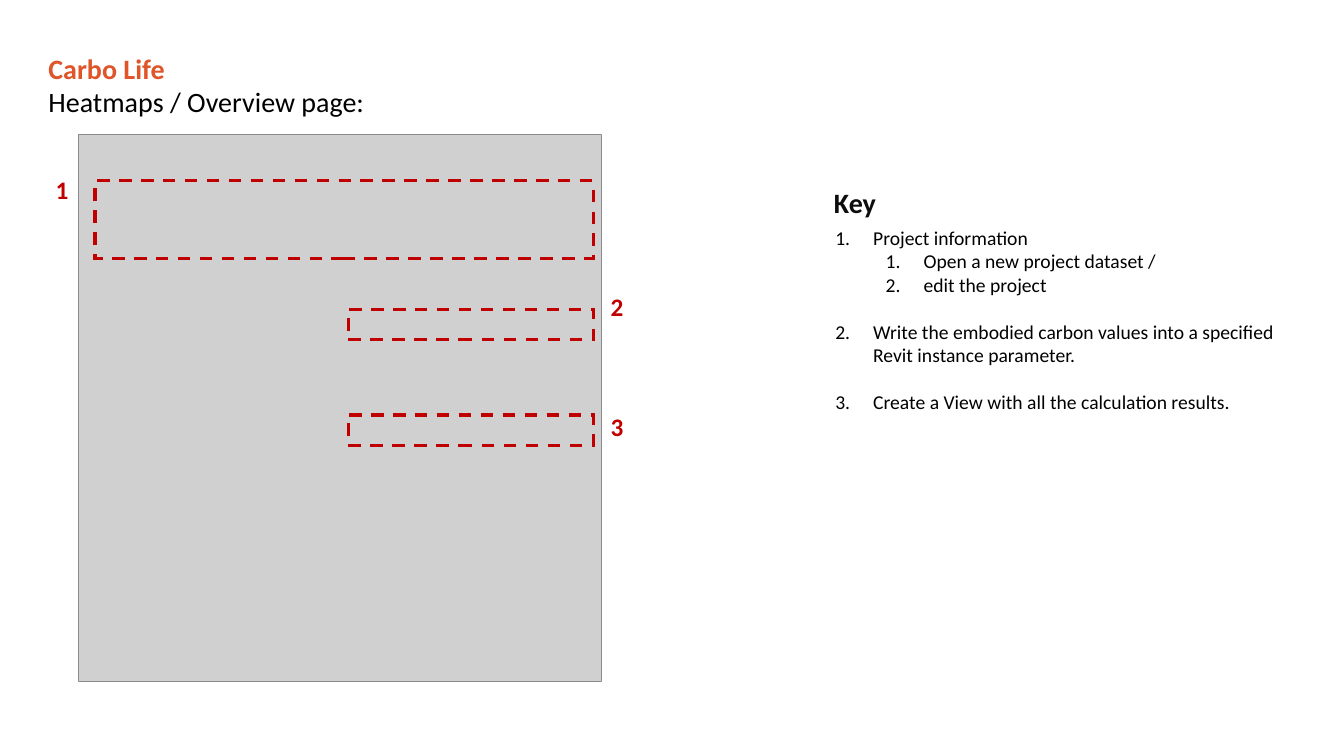
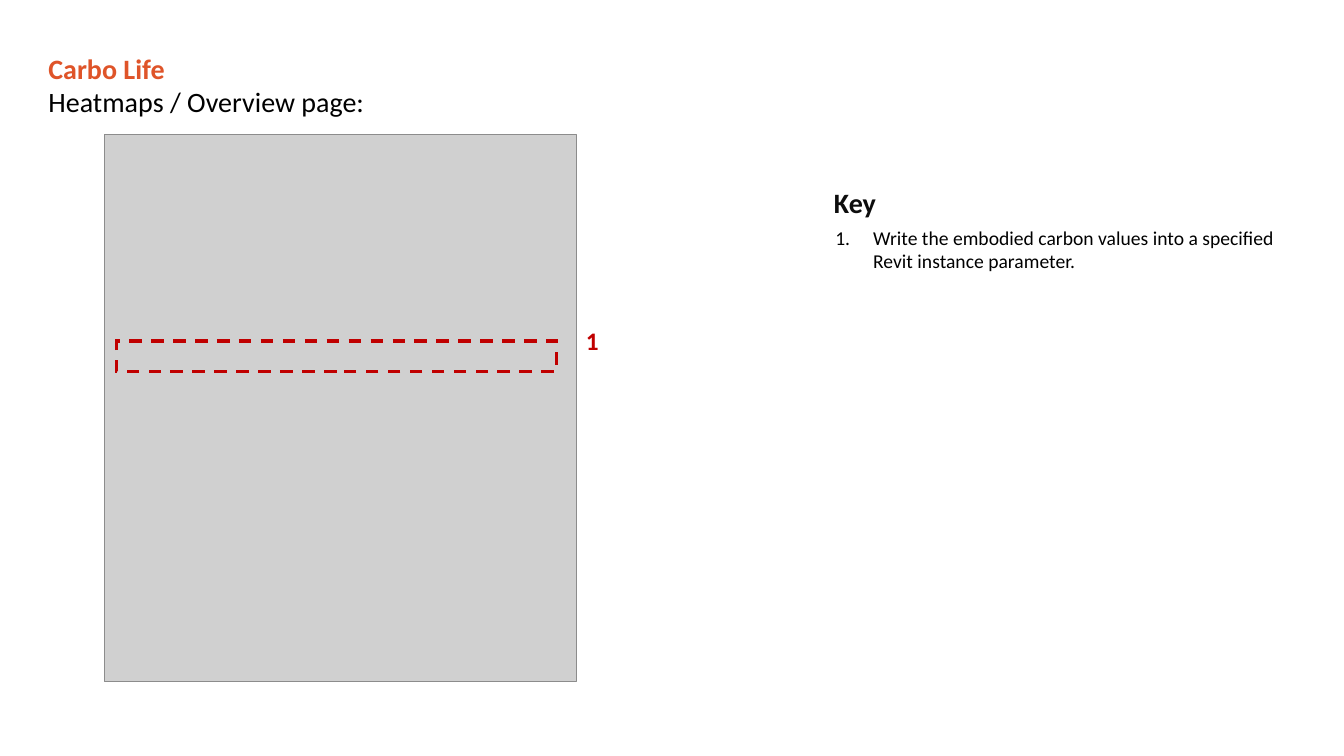
Before and after one commit to DavidVeld/CarboLifeCalc, a slide deck: slide 30 of CarboLifeCalc/Resources/DV_CarboCalcReporting.pptx. Drawn at 1344x756 pixels with LibreOffice and Linux fonts; fonts in the diff are those of the drawing; grey boxes stand for pictures. Boxes give left, top, right and bottom in pixels: in the first picture for what was removed or moved away, otherwise in the second. Text is boxed around its words. In the diff, an @@ line names an element or a change of style, - is before the commit and + after.

```diff
--- a/CarboLifeCalc/Resources/DV_CarboCalcReporting.pptx
+++ b/CarboLifeCalc/Resources/DV_CarboCalcReporting.pptx
@@ picture resized from (x1=79, y1=134, x2=601, y2=682) to (x1=105, y1=134, x2=577, y2=682) @@
@@ rectangle removed at (x1=95, y1=180, x2=593, y2=258) @@
@@ text at (x1=873, y1=231, x2=1144, y2=296): paragraphs removed @@
-1. Project information
-  1. Open a new project dataset /
-  2. edit the project
@@ text removed at (x1=611, y1=299, x2=624, y2=316) @@
-2
@@ text "1" moved from (x1=56, y1=182, x2=69, y2=199) to (x1=586, y1=333, x2=599, y2=350) @@
@@ rectangle resized from (x1=348, y1=310, x2=593, y2=340) to (x1=116, y1=341, x2=557, y2=371) @@
@@ rectangle removed at (x1=348, y1=415, x2=593, y2=446) @@
@@ text removed at (x1=611, y1=419, x2=624, y2=436) @@
-3
@@ text at (x1=873, y1=395, x2=1229, y2=409): paragraph removed @@
-3. Create a View with all the calculation results.
```
Also in this commit, not shown: 6 other slides changed, 34 other files.
